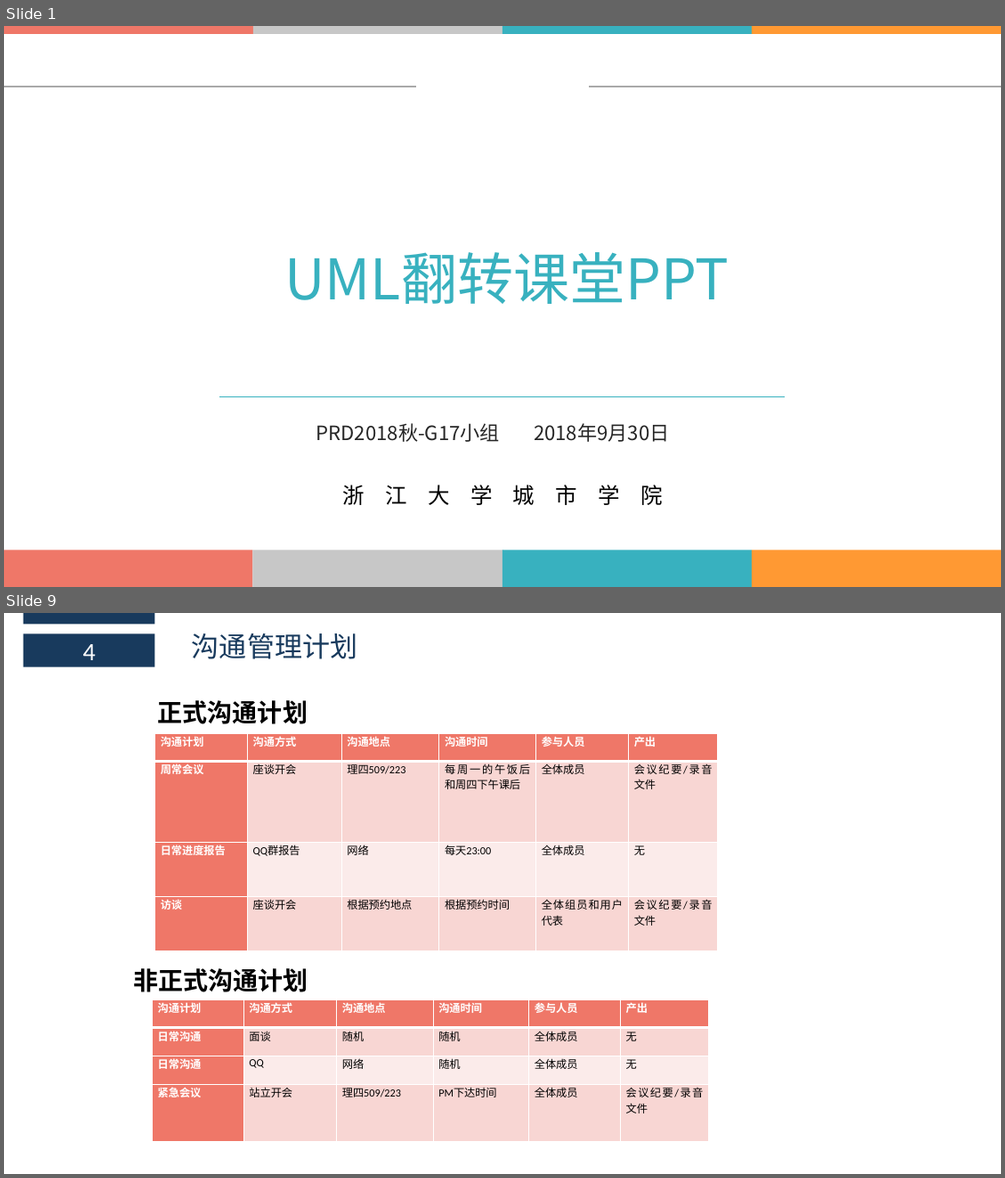
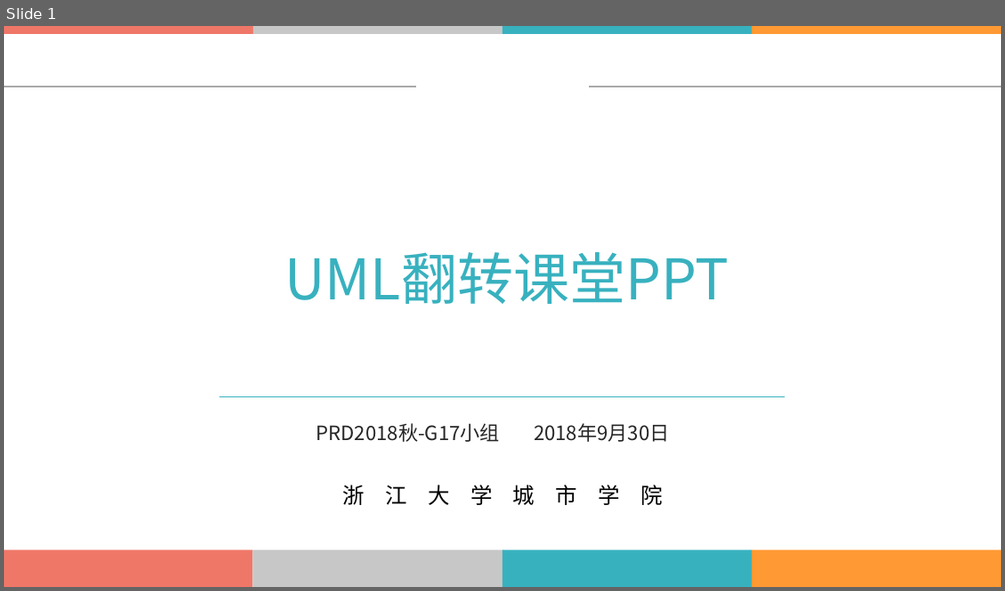
Before and after one commit to boboHh/AssistantTeaching, a slide deck: 非受控文档/01-江亮儒/PRD2018-G11-UML图.pptx. Shown one above the other, each under a label of ours: slides 1 and 9 before the commit, slide 1 after it; the slides between them are not shown. The pictures are 1005x1178 and 1005x591 pixels, drawn with LibreOffice and Linux fonts; fonts in the diff are those of the drawing; background and template pictures are left out. Boxes give left, top, right and bottom in pixels: in the first picture for what was removed or moved away, otherwise in the second. Text is boxed around its words. In the diff, an @@ line names an element or a change of style, - is before the commit and + after.

```diff
--- a/非受控文档/01-江亮儒/PRD2018-G11-UML图.pptx
+++ b/非受控文档/01-江亮儒/PRD2018-G11-UML图.pptx
@@ slide 9 removed at [4,613,1001,1174], background #FFFFFF @@
@@ rectangle removed at [24,613,155,625] @@
@@ rectangle removed at [24,634,155,666] @@
-4
@@ text removed at [192,633,357,659] @@
-沟通管理计划
@@ text removed at [158,700,307,724] @@
-    正式沟通计划
@@ table removed at [155,733,719,951], 4 rows, 6 columns @@
-沟通计划 | 沟通方式 | 沟通地点 | 沟通时间 | 参与人员 | 产出
-周常会议 | 座谈开会 | 理四509/223 | 每周一的午饭后和周四下午课后 | 全体成员 | 会议纪要/录音文件
-日常进度报告 | QQ群报告 | 网络 | 每天23:00 | 全体成员 | 无
-访谈 | 座谈开会 | 根据预约地点 | 根据预约时间 | 全体组员和用户代表 | 会议纪要/录音文件
@@ text removed at [134,968,308,992] @@
-    非正式沟通计划
@@ table removed at [152,999,708,1142], 4 rows, 6 columns @@
-沟通计划 | 沟通方式 | 沟通地点 | 沟通时间 | 参与人员 | 产出
-日常沟通 | 面谈 | 随机 | 随机 | 全体成员 | 无
-日常沟通 | QQ | 网络 | 随机 | 全体成员 | 无
-紧急会议 | 站立开会 | 理四509/223 | PM下达时间 | 全体成员 | 会议纪要/录音文件
```
Also in this commit, not shown: 2 slides changed, 22 slides added, 14 other slides removed, 1 other file.
